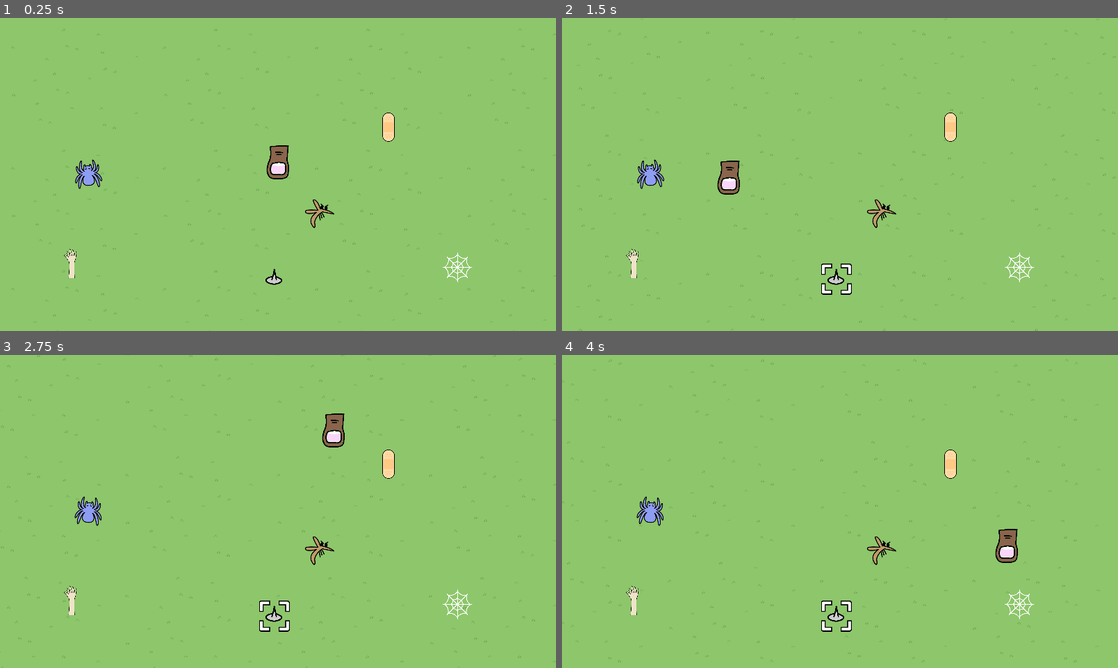
Above: before the commit, frames 1-4 (two rows, left to right).
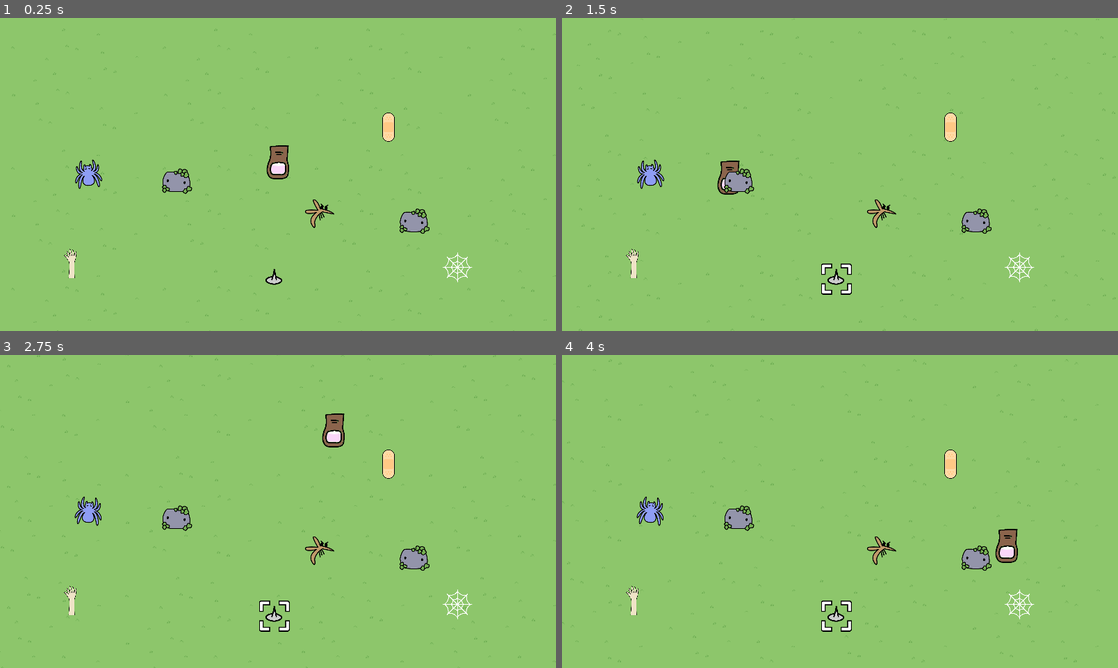
Above: after the commit, the same moments.

Repository: magopian/teamsect
Game: Godot game, scene res://levels/spider.tscn
Two runs of this game, one before a commit and one after it. Both use one fixed random seed, a clock stepped at 60 frames per second and the inputs below. This scene is started directly instead of the project's main scene.
Inputs (mouse positions are in pixels of both pictures, inside the frame that each line leads up to):
- Up to frame 1 (0.25 s): no input
- Up to frame 2 (1.5 s): move the mouse to (962, 158) at 0.52 s; move the mouse to (728, 190) at 1.27 s
- Up to frame 3 (2.75 s): move the mouse to (333, 442) at 2.02 s
- Up to frame 4 (4 s): move the mouse to (812, 574) at 2.77 s; move the mouse to (1006, 558) at 3.52 s

The runs differ from the first frame. In frame 1, 0.7% of the frame differs, in the area x 29-78%, y 48-70%; in frame 2, 0.7%; in frame 3, 0.7%; in frame 4, 0.7%.

Commit message:
Add rocks! And a couple of levels

Diff:
--- a/dangling/_dangling.gd
+++ b/dangling/_dangling.gd
@@ -12,6 +12,7 @@
 func _ready() -> void:
 	win_here.hide()
 	body_entered.connect(_on_body_entered)
+	set_collision_mask_value(16, true)
 
 
 func _process(_delta: float) -> void:
@@ -25,6 +26,7 @@
 	if body == accepts:
 		play_random_sound(ahh_sounds)
 		collision_mask = 0
+		set_collision_mask_value(16, true)
 		set_deferred("contact_monitor", false)
 		EventBus.new_dangling.emit(self)
 		set_deferred("gravity_scale", 8)
--- a/dangling/_dangling.tscn
+++ b/dangling/_dangling.tscn
@@ -3,8 +3,8 @@
 [ext_resource type="Script" path="res://dangling/_dangling.gd" id="1_lknsn"]
 
 [node name="Dangling" type="RigidBody2D"]
-collision_layer = 0
-collision_mask = 0
+collision_layer = 32768
+collision_mask = 32768
 mass = 1000.0
 gravity_scale = 0.0
 contact_monitor = true
--- a/levels/_base_level.tscn
+++ b/levels/_base_level.tscn
@@ -170,6 +170,8 @@
 unique_name_in_owner = true
 position = Vector2(1146, 528)
 
+[node name="Obstacles" type="Node2D" parent="."]
+
 [node name="ToBeDangled" type="Node2D" parent="."]
 unique_name_in_owner = true
 
--- a/levels/blood_drop.tscn
+++ b/levels/blood_drop.tscn
@@ -1,9 +1,13 @@
-[gd_scene load_steps=3 format=3 uid="uid://buuuuhk2yc2r2"]
+[gd_scene load_steps=4 format=3 uid="uid://buuuuhk2yc2r2"]
 
 [ext_resource type="PackedScene" uid="uid://ba2ldlw3e1db2" path="res://levels/_base_level.tscn" id="1_1ae0j"]
 [ext_resource type="PackedScene" uid="uid://bjnqg4otufwuc" path="res://levels/mosquito.tscn" id="2_peehp"]
+[ext_resource type="PackedScene" uid="uid://ofoc2dl2fqmk" path="res://obstacles/rock.tscn" id="3_xsl0t"]
 
 [node name="Level Blood Drop" instance=ExtResource("1_1ae0j")]
 
 [node name="Next" parent="." index="1"]
 next_scene = ExtResource("2_peehp")
+
+[node name="Rock" parent="Obstacles" index="0" instance=ExtResource("3_xsl0t")]
+position = Vector2(1410, 759)
--- a/levels/frenchie.tscn
+++ b/levels/frenchie.tscn
@@ -1,6 +1,8 @@
-[gd_scene load_steps=10 format=3 uid="uid://c4uqlspeehbfc"]
+[gd_scene load_steps=12 format=3 uid="uid://c4uqlspeehbfc"]
 
 [ext_resource type="PackedScene" uid="uid://ba2ldlw3e1db2" path="res://levels/_base_level.tscn" id="1_2v7mi"]
+[ext_resource type="PackedScene" uid="uid://lvmgiyk3rix7" path="res://levels/frenchie_hard.tscn" id="2_etpio"]
+[ext_resource type="PackedScene" uid="uid://ofoc2dl2fqmk" path="res://obstacles/rock.tscn" id="2_lemhs"]
 [ext_resource type="PackedScene" uid="uid://lcrvpfho1mdv" path="res://dangling/mosquito.tscn" id="18_h2sxd"]
 [ext_resource type="PackedScene" uid="uid://brka63tjsoh1i" path="res://dangling/arm.tscn" id="19_06tcv"]
 [ext_resource type="PackedScene" uid="uid://bhrnso07lrta5" path="res://dangling/spider.tscn" id="20_0f8ik"]
@@ -12,11 +14,20 @@
 
 [node name="Level Frenchie" instance=ExtResource("1_2v7mi")]
 
+[node name="Next" parent="." index="1"]
+next_scene = ExtResource("2_etpio")
+
+[node name="Rock" parent="Obstacles" index="0" instance=ExtResource("2_lemhs")]
+position = Vector2(1665, 662)
+
+[node name="Rock2" parent="Obstacles" index="1" instance=ExtResource("2_lemhs")]
+position = Vector2(673, 739)
+
 [node name="Bandaid" parent="ToBeDangled" index="0"]
 position = Vector2(2120, 1082)
 
 [node name="Mosquito" parent="ToBeDangled" index="1" instance=ExtResource("18_h2sxd")]
-position = Vector2(1308, 841)
+position = Vector2(1572, 486)
 
 [node name="Arm" parent="ToBeDangled" index="2" instance=ExtResource("19_06tcv")]
 position = Vector2(678, 516)
--- /dev/null
+++ b/levels/frenchie_hard.tscn
@@ -0,0 +1,54 @@
+[gd_scene load_steps=12 format=3 uid="uid://lvmgiyk3rix7"]
+
+[ext_resource type="PackedScene" uid="uid://ba2ldlw3e1db2" path="res://levels/_base_level.tscn" id="1_ydsfr"]
+[ext_resource type="PackedScene" uid="uid://canulknnhh36" path="res://levels/frenchie_nightmare.tscn" id="2_f1ehw"]
+[ext_resource type="PackedScene" uid="uid://ofoc2dl2fqmk" path="res://obstacles/rock.tscn" id="2_iaghe"]
+[ext_resource type="PackedScene" uid="uid://lcrvpfho1mdv" path="res://dangling/mosquito.tscn" id="3_4b3uq"]
+[ext_resource type="PackedScene" uid="uid://brka63tjsoh1i" path="res://dangling/arm.tscn" id="4_qny8p"]
+[ext_resource type="PackedScene" uid="uid://bhrnso07lrta5" path="res://dangling/spider.tscn" id="5_7shwh"]
+[ext_resource type="PackedScene" uid="uid://caeeogw7egn20" path="res://dangling/web.tscn" id="6_pt74r"]
+[ext_resource type="PackedScene" uid="uid://dcptxrwfwct6j" path="res://dangling/frog.tscn" id="7_xxgsn"]
+[ext_resource type="PackedScene" uid="uid://sec7f4n8sa3u" path="res://dangling/lilypad.tscn" id="8_ubj2b"]
+[ext_resource type="PackedScene" uid="uid://dwe0atxwtwuw7" path="res://dangling/frenchie.tscn" id="9_gbl8k"]
+[ext_resource type="PackedScene" uid="uid://bpk6lfxvd4ot7" path="res://dangling/wine.tscn" id="10_k5o4v"]
+
+[node name="Level Frenchie" instance=ExtResource("1_ydsfr")]
+
+[node name="Next" parent="." index="1"]
+next_scene = ExtResource("2_f1ehw")
+
+[node name="Rock" parent="Obstacles" index="0" instance=ExtResource("2_iaghe")]
+position = Vector2(1665, 662)
+
+[node name="Rock2" parent="Obstacles" index="1" instance=ExtResource("2_iaghe")]
+position = Vector2(673, 739)
+
+[node name="Rock3" parent="Obstacles" index="2" instance=ExtResource("2_iaghe")]
+position = Vector2(1161, 291)
+
+[node name="Bandaid" parent="ToBeDangled" index="0"]
+position = Vector2(2120, 1082)
+
+[node name="Mosquito" parent="ToBeDangled" index="1" instance=ExtResource("3_4b3uq")]
+position = Vector2(1572, 486)
+
+[node name="Arm" parent="ToBeDangled" index="2" instance=ExtResource("4_qny8p")]
+position = Vector2(678, 516)
+
+[node name="Spider" parent="ToBeDangled" index="3" instance=ExtResource("5_7shwh")]
+position = Vector2(610, 918)
+
+[node name="Web" parent="ToBeDangled" index="4" instance=ExtResource("6_pt74r")]
+position = Vector2(1616, 755)
+
+[node name="Frog" parent="ToBeDangled" index="5" instance=ExtResource("7_xxgsn")]
+position = Vector2(1961, 451)
+
+[node name="Lilypad" parent="ToBeDangled" index="6" instance=ExtResource("8_ubj2b")]
+position = Vector2(383, 683)
+
+[node name="Frenchie" parent="ToBeDangled" index="7" instance=ExtResource("9_gbl8k")]
+position = Vector2(316, 235)
+
+[node name="Wine" parent="ToBeDangled" index="8" instance=ExtResource("10_k5o4v")]
+position = Vector2(2053, 195)
--- /dev/null
+++ b/levels/frenchie_nightmare.tscn
@@ -0,0 +1,53 @@
+[gd_scene load_steps=11 format=3 uid="uid://canulknnhh36"]
+
+[ext_resource type="PackedScene" uid="uid://ba2ldlw3e1db2" path="res://levels/_base_level.tscn" id="1_ldlcy"]
+[ext_resource type="PackedScene" uid="uid://ofoc2dl2fqmk" path="res://obstacles/rock.tscn" id="2_wqwc4"]
+[ext_resource type="PackedScene" uid="uid://lcrvpfho1mdv" path="res://dangling/mosquito.tscn" id="3_oyxie"]
+[ext_resource type="PackedScene" uid="uid://brka63tjsoh1i" path="res://dangling/arm.tscn" id="4_hntku"]
+[ext_resource type="PackedScene" uid="uid://bhrnso07lrta5" path="res://dangling/spider.tscn" id="5_fsuyt"]
+[ext_resource type="PackedScene" uid="uid://caeeogw7egn20" path="res://dangling/web.tscn" id="6_qc6d6"]
+[ext_resource type="PackedScene" uid="uid://dcptxrwfwct6j" path="res://dangling/frog.tscn" id="7_e8moi"]
+[ext_resource type="PackedScene" uid="uid://sec7f4n8sa3u" path="res://dangling/lilypad.tscn" id="8_s1suq"]
+[ext_resource type="PackedScene" uid="uid://dwe0atxwtwuw7" path="res://dangling/frenchie.tscn" id="9_hcy0g"]
+[ext_resource type="PackedScene" uid="uid://bpk6lfxvd4ot7" path="res://dangling/wine.tscn" id="10_6l5hd"]
+
+[node name="Level Frenchie" instance=ExtResource("1_ldlcy")]
+
+[node name="Rock" parent="Obstacles" index="0" instance=ExtResource("2_wqwc4")]
+position = Vector2(1645, 878)
+
+[node name="Rock2" parent="Obstacles" index="1" instance=ExtResource("2_wqwc4")]
+position = Vector2(665, 349)
+
+[node name="Rock3" parent="Obstacles" index="2" instance=ExtResource("2_wqwc4")]
+position = Vector2(1699, 349)
+
+[node name="Rock4" parent="Obstacles" index="3" instance=ExtResource("2_wqwc4")]
+position = Vector2(765, 841)
+
+[node name="Bandaid" parent="ToBeDangled" index="0"]
+position = Vector2(1344, 764)
+
+[node name="Mosquito" parent="ToBeDangled" index="1" instance=ExtResource("3_oyxie")]
+position = Vector2(300, 1020)
+
+[node name="Arm" parent="ToBeDangled" index="2" instance=ExtResource("4_hntku")]
+position = Vector2(678, 516)
+
+[node name="Spider" parent="ToBeDangled" index="3" instance=ExtResource("5_fsuyt")]
+position = Vector2(2088, 938)
+
+[node name="Web" parent="ToBeDangled" index="4" instance=ExtResource("6_qc6d6")]
+position = Vector2(1932, 805)
+
+[node name="Frog" parent="ToBeDangled" index="5" instance=ExtResource("7_e8moi")]
+position = Vector2(1961, 451)
+
+[node name="Lilypad" parent="ToBeDangled" index="6" instance=ExtResource("8_s1suq")]
+position = Vector2(383, 683)
+
+[node name="Frenchie" parent="ToBeDangled" index="7" instance=ExtResource("9_hcy0g")]
+position = Vector2(316, 235)
+
+[node name="Wine" parent="ToBeDangled" index="8" instance=ExtResource("10_6l5hd")]
+position = Vector2(2053, 195)
--- a/levels/frog.tscn
+++ b/levels/frog.tscn
@@ -1,6 +1,8 @@
-[gd_scene load_steps=8 format=3 uid="uid://dn4atj7p1y52v"]
+[gd_scene load_steps=10 format=3 uid="uid://dn4atj7p1y52v"]
 
 [ext_resource type="PackedScene" uid="uid://ba2ldlw3e1db2" path="res://levels/_base_level.tscn" id="1_pbtj8"]
+[ext_resource type="PackedScene" uid="uid://ofoc2dl2fqmk" path="res://obstacles/rock.tscn" id="2_0jbnv"]
+[ext_resource type="PackedScene" uid="uid://c4uqlspeehbfc" path="res://levels/frenchie.tscn" id="2_0y5bm"]
 [ext_resource type="PackedScene" uid="uid://lcrvpfho1mdv" path="res://dangling/mosquito.tscn" id="2_q6thp"]
 [ext_resource type="PackedScene" uid="uid://brka63tjsoh1i" path="res://dangling/arm.tscn" id="3_wvvab"]
 [ext_resource type="PackedScene" uid="uid://bhrnso07lrta5" path="res://dangling/spider.tscn" id="4_t5hhu"]
@@ -9,6 +11,15 @@
 [ext_resource type="PackedScene" uid="uid://sec7f4n8sa3u" path="res://dangling/lilypad.tscn" id="7_bsqax"]
 
 [node name="Level Frog" instance=ExtResource("1_pbtj8")]
+
+[node name="Next" parent="." index="1"]
+next_scene = ExtResource("2_0y5bm")
+
+[node name="Rock" parent="Obstacles" index="0" instance=ExtResource("2_0jbnv")]
+position = Vector2(1650, 676)
+
+[node name="Rock2" parent="Obstacles" index="1" instance=ExtResource("2_0jbnv")]
+position = Vector2(871, 891)
 
 [node name="Bandaid" parent="ToBeDangled" index="0"]
 position = Vector2(742, 668)
--- a/levels/mosquito.tscn
+++ b/levels/mosquito.tscn
@@ -1,6 +1,7 @@
-[gd_scene load_steps=5 format=3 uid="uid://bjnqg4otufwuc"]
+[gd_scene load_steps=6 format=3 uid="uid://bjnqg4otufwuc"]
 
 [ext_resource type="PackedScene" uid="uid://ba2ldlw3e1db2" path="res://levels/_base_level.tscn" id="1_i6x18"]
+[ext_resource type="PackedScene" uid="uid://ofoc2dl2fqmk" path="res://obstacles/rock.tscn" id="3_asmvq"]
 [ext_resource type="PackedScene" uid="uid://cgj3yfttisgxg" path="res://levels/spider.tscn" id="15_qok23"]
 [ext_resource type="PackedScene" uid="uid://brka63tjsoh1i" path="res://dangling/arm.tscn" id="19_mmt26"]
 [ext_resource type="PackedScene" uid="uid://lcrvpfho1mdv" path="res://dangling/mosquito.tscn" id="21_bt61h"]
@@ -10,6 +11,9 @@
 [node name="Next" parent="." index="1"]
 next_scene = ExtResource("15_qok23")
 
+[node name="Rock" parent="Obstacles" index="0" instance=ExtResource("3_asmvq")]
+position = Vector2(830, 561)
+
 [node name="Mosquito" parent="ToBeDangled" index="1" instance=ExtResource("21_bt61h")]
 position = Vector2(1752, 928)
 
--- a/levels/spider.tscn
+++ b/levels/spider.tscn
@@ -1,12 +1,23 @@
-[gd_scene load_steps=6 format=3 uid="uid://cgj3yfttisgxg"]
+[gd_scene load_steps=8 format=3 uid="uid://cgj3yfttisgxg"]
 
 [ext_resource type="PackedScene" uid="uid://ba2ldlw3e1db2" path="res://levels/_base_level.tscn" id="1_lqjma"]
+[ext_resource type="PackedScene" uid="uid://ofoc2dl2fqmk" path="res://obstacles/rock.tscn" id="2_chkqe"]
+[ext_resource type="PackedScene" uid="uid://dn4atj7p1y52v" path="res://levels/frog.tscn" id="2_ue4ur"]
 [ext_resource type="PackedScene" uid="uid://lcrvpfho1mdv" path="res://dangling/mosquito.tscn" id="18_8lfoq"]
 [ext_resource type="PackedScene" uid="uid://bhrnso07lrta5" path="res://dangling/spider.tscn" id="19_l5wav"]
 [ext_resource type="PackedScene" uid="uid://brka63tjsoh1i" path="res://dangling/arm.tscn" id="19_lhp2s"]
 [ext_resource type="PackedScene" uid="uid://caeeogw7egn20" path="res://dangling/web.tscn" id="21_lmtik"]
 
 [node name="Level Spider" instance=ExtResource("1_lqjma")]
+
+[node name="Next" parent="." index="1"]
+next_scene = ExtResource("2_ue4ur")
+
+[node name="Rock" parent="Obstacles" index="0" instance=ExtResource("2_chkqe")]
+position = Vector2(734, 675)
+
+[node name="Rock2" parent="Obstacles" index="1" instance=ExtResource("2_chkqe")]
+position = Vector2(1718, 841)
 
 [node name="Mosquito" parent="ToBeDangled" index="1" node_paths=PackedStringArray("next_target") instance=ExtResource("18_8lfoq")]
 position = Vector2(1384, 813)
--- /dev/null
+++ b/obstacles/rock.tscn
@@ -0,0 +1,13 @@
+[gd_scene load_steps=2 format=3 uid="uid://ofoc2dl2fqmk"]
+
+[ext_resource type="Texture2D" uid="uid://c7sfxqjb4ukrn" path="res://assets/sprites/rock.png" id="1_vg1fw"]
+
+[node name="Rock" type="StaticBody2D"]
+collision_layer = 32768
+collision_mask = 0
+
+[node name="Sprite2D" type="Sprite2D" parent="."]
+texture = ExtResource("1_vg1fw")
+
+[node name="CollisionPolygon2D" type="CollisionPolygon2D" parent="."]
+polygon = PackedVector2Array(-14, -38, 9, -52, 31, -50, 42, -44, 49, -26, 54, 2, 54, 23, 62, 30, 59, 42, 44, 44, 36, 53, 22, 45, -13, 46, -43, 41, -49, 50, -62, 40, -58, 31, -63, 27, -58, 17, -61, -5, -44, -37)
--- a/project.godot
+++ b/project.godot
@@ -48,6 +48,7 @@
 2d_physics/layer_9="Lillypad"
 2d_physics/layer_10="Frenchie"
 2d_physics/layer_11="Wine"
+2d_physics/layer_16="Obstacles"
 
 [rendering]
 
Binary file added: assets/sprites/rock.png
Not shown, added: assets/sprites/rock.png.import
